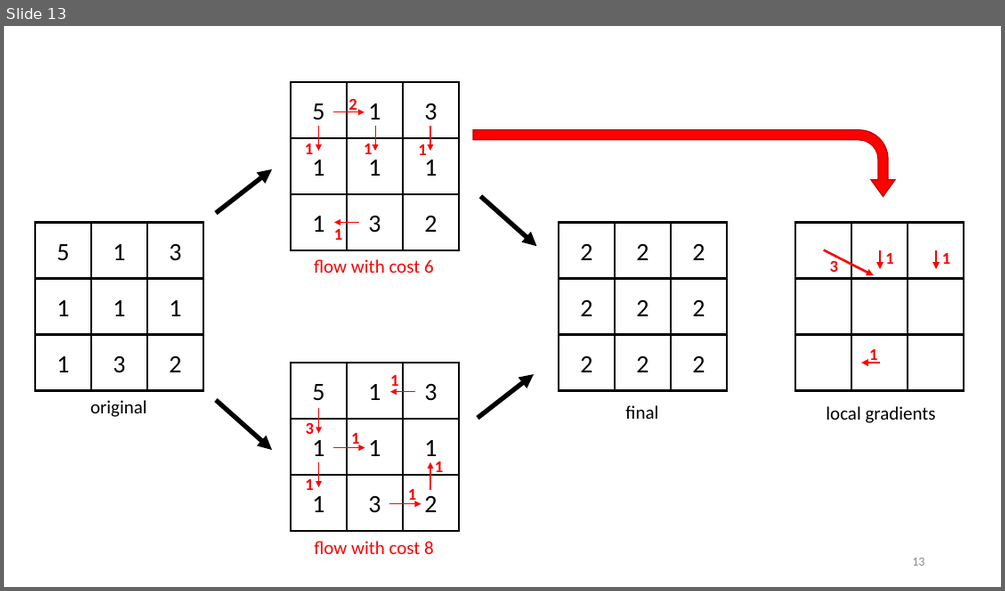
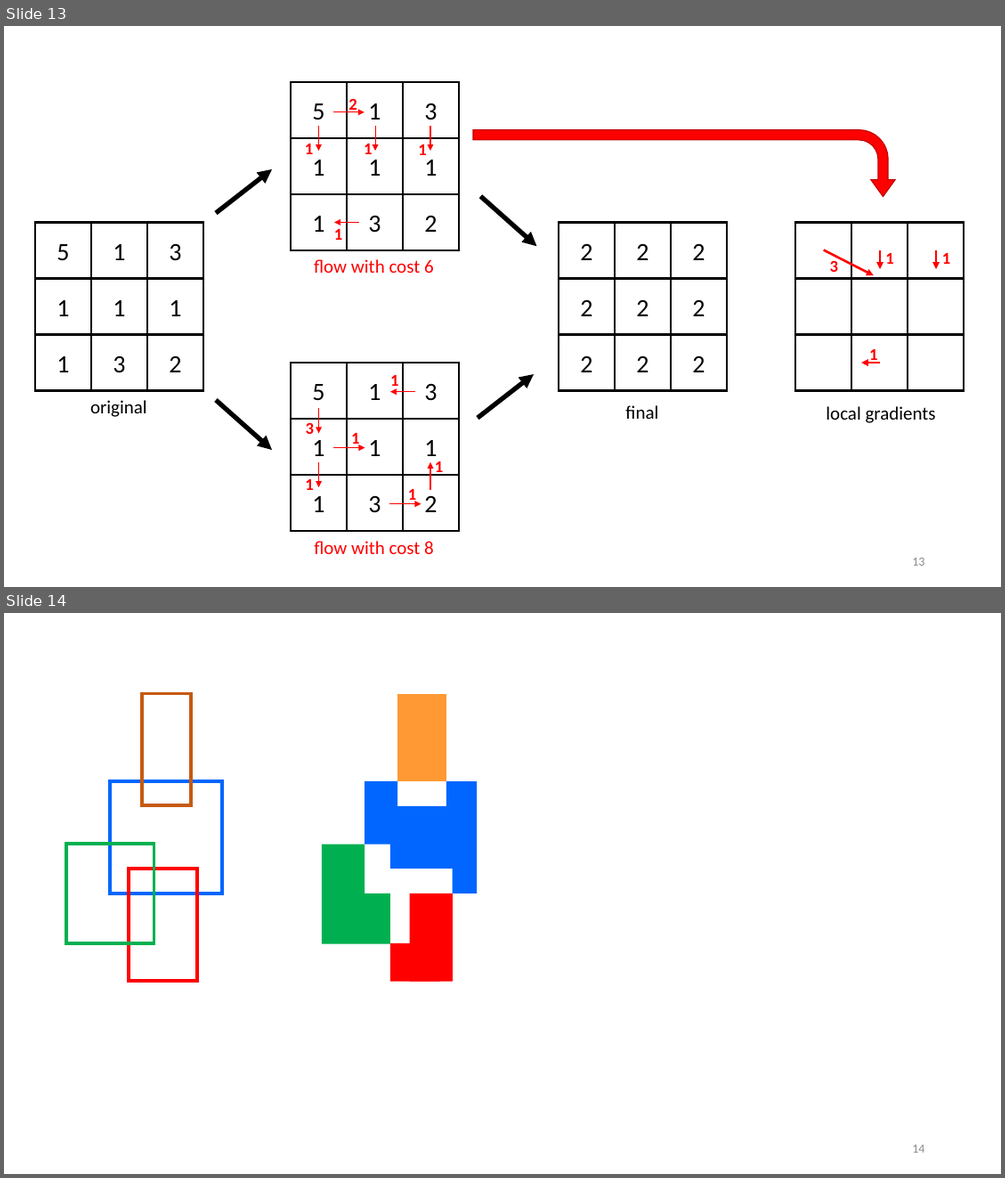
Before and after one commit to jordicf/FRAME, a slide deck: doc/Floorplan_picts.pptx. Shown one above the other, each under a label of ours: slide 13 before the commit, slides 13 and 14 after it. The pictures are 1005x591 and 1005x1178 pixels, drawn with LibreOffice and Linux fonts; fonts in the diff are those of the drawing. Boxes give left, top, right and bottom in pixels: in the first picture for what was removed or moved away, otherwise in the second. Text is boxed around its words. In the diff, an @@ line names an element or a change of style, - is before the commit and + after.

```diff
--- a/doc/Floorplan_picts.pptx
+++ b/doc/Floorplan_picts.pptx
@@ slide 14 added at (4, 613, 1001, 1174), background #FFFFFF @@
@@ rectangle added at (142, 694, 191, 806), outline #C55A11 3 pt @@
@@ rectangle added at (397, 694, 446, 781), fill #FF9933 @@
@@ rectangle added at (110, 781, 222, 893), outline #0066FF 3 pt @@
@@ rectangle added at (364, 781, 397, 807), fill #0066FF @@
@@ rectangle added at (446, 781, 477, 807), fill #0066FF @@
@@ rectangle added at (364, 806, 477, 844), fill #0066FF @@
@@ rectangle added at (66, 844, 154, 943), outline #00B050 3 pt @@
@@ rectangle added at (322, 844, 364, 943), fill #00B050 @@
@@ rectangle added at (390, 844, 477, 868), fill #0066FF @@
@@ rectangle added at (129, 868, 198, 981), outline #FF0000 3 pt @@
@@ rectangle added at (453, 868, 477, 893), fill #0066FF @@
@@ rectangle added at (364, 893, 390, 943), fill #00B050 @@
@@ rectangle added at (409, 893, 453, 981), fill #FF0000 @@
@@ rectangle added at (390, 943, 440, 981), fill #FF0000 @@
@@ page number added at (912, 1144, 924, 1152), 12 pt, text #8C8C8C @@
+14
```
Also in this commit, not shown: 8 other files.
